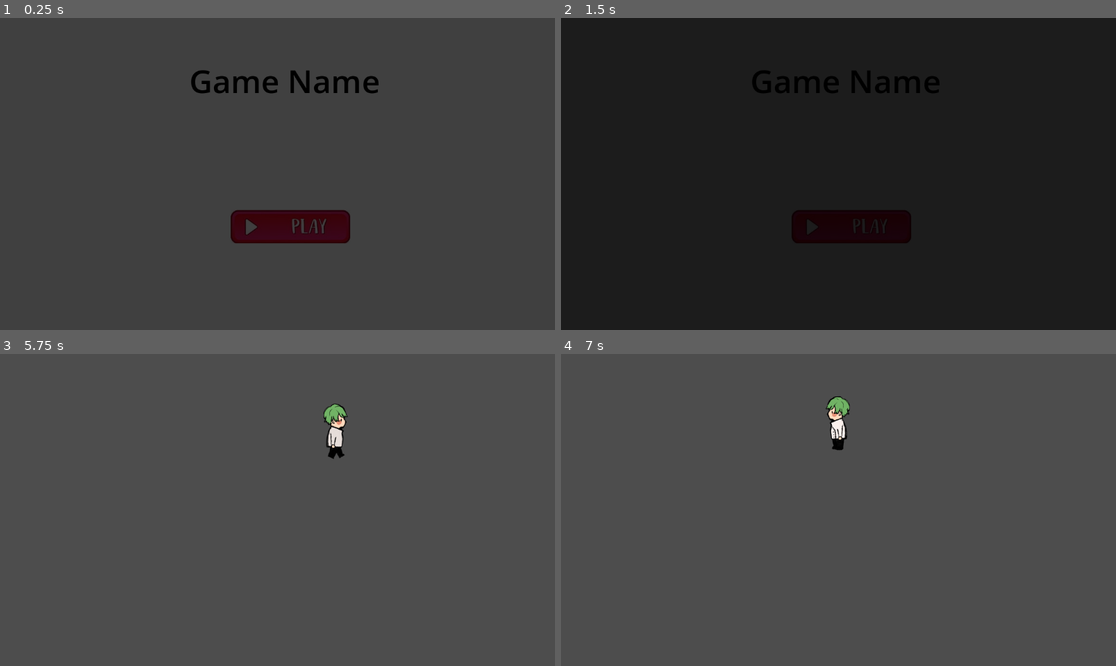
Above: before the commit, frames 1-4 (two rows, left to right).
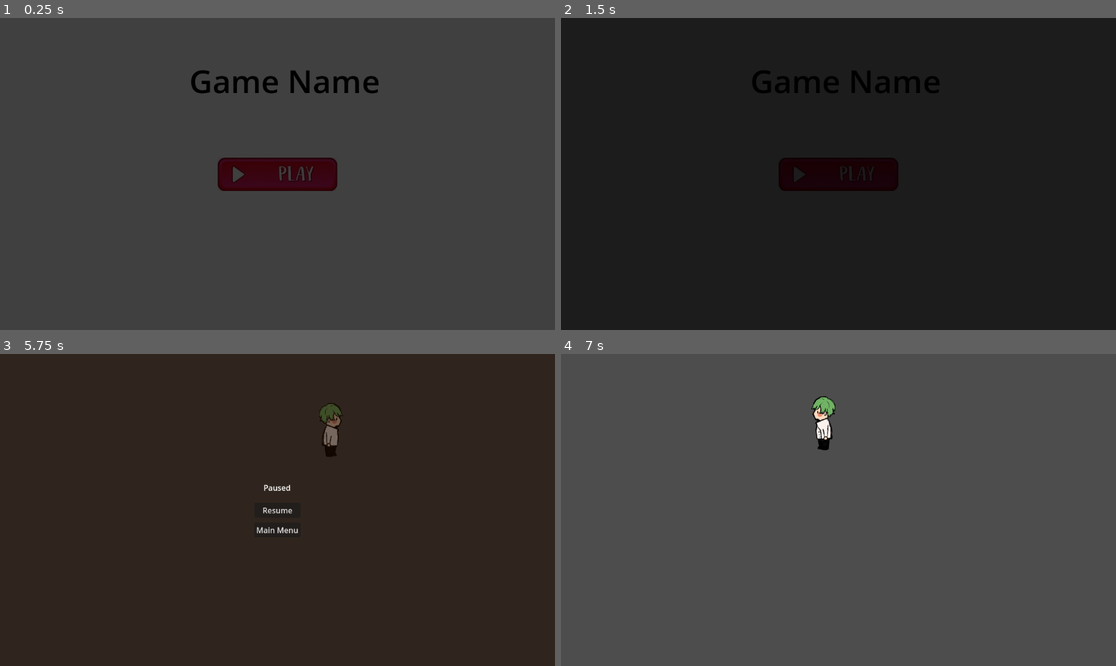
Above: after the commit, the same moments.

Repository: k1404635/Summer-Game-2024
Game: Godot game, scene res://Scenes/main_menu.tscn
Same seed, same stepped clock (60 frames per second), same inputs: the game is played once before the commit and once after it.
Inputs (mouse positions are in pixels of both pictures, inside the frame that each line leads up to; where the layout moved, square brackets give the same spot in the first picture):
- Up to frame 1 (0.25 s): no input
- Up to frame 2 (1.5 s): click (838, 174) [849, 227] at 0.5 s; click (838, 174) [849, 227] at 1.25 s
- Up to frame 3 (5.75 s): tap Enter at 2 s; hold D (MoveRight) 2.03-3.53 s; tap W (MoveUp) at 2.27, 3.02, 4.52, 5.27 s; hold A (MoveLeft) 3.53-4.28 s; hold D (MoveRight) from 4.28 s (still down); tap Escape (Pause) at 5.65 s
- Up to frame 4 (7 s): release D (MoveRight) at 5.75 s; click (838, 510) at 5.75 s, where only the run after the commit has a clickable "Resume"; tap Space at 6.5 s; hold A (MoveLeft) from 6.53 s (still down); tap W (MoveUp) at 6.77 s

The runs differ from the first frame. In frame 1, 4.3% of the frame differs, in the area x 39-64%, y 44-73%; in frame 2, 4.1%; in frame 3, 100%, in the area x 0-100%, y 0-100%; in frame 4, 0.9%.
Error before the commit: Invalid call. Nonexistent function 'unpause' in base 'ColorRect (PauseMenu.gd)'. (res://Scripts/World.gd:27)

Commit message:
pause menu and all music done for now

Diff:
--- /dev/null
+++ b/GUI.gd
@@ -0,0 +1,11 @@
+extends CanvasLayer
+
+
+# Called when the node enters the scene tree for the first time.
+func _ready():
+	pass # Replace with function body.
+
+
+# Called every frame. 'delta' is the elapsed time since the previous frame.
+func _process(delta):
+	pass
--- /dev/null
+++ b/GUI.tscn
@@ -0,0 +1,11 @@
+[gd_scene load_steps=3 format=3 uid="uid://rub2cbpyxjqa"]
+
+[ext_resource type="Script" path="res://GUI.gd" id="1_aglft"]
+[ext_resource type="PackedScene" uid="uid://dfa3r1j15a55f" path="res://pause_menu.tscn" id="1_ipydu"]
+
+[node name="GUI" type="CanvasLayer"]
+layer = 10
+script = ExtResource("1_aglft")
+
+[node name="PauseMenu" parent="." instance=ExtResource("1_ipydu")]
+visible = false
--- /dev/null
+++ b/PauseMenu.gd
@@ -0,0 +1,29 @@
+extends Control
+
+func _unhandled_input(event):
+	if event.is_action_pressed("Pause"):
+		self.is_paused = !is_paused
+
+var is_paused = false:
+	set(value):
+		is_paused = value
+		get_tree().paused = is_paused
+		visible = is_paused
+
+# Called when the node enters the scene tree for the first time.
+func _ready():
+	pass # Replace with function body.
+
+
+# Called every frame. 'delta' is the elapsed time since the previous frame.
+func _process(delta):
+	pass
+
+
+func _on_resume_pressed():
+	self.is_paused = false
+
+func _on_main_menu_pressed():
+	# get_tree().quit()
+	self.is_paused = false
+	get_tree().change_scene_to_file("res://Scenes/main_menu.tscn")
--- a/Scenes/game_over_screen.tscn
+++ b/Scenes/game_over_screen.tscn
@@ -1,9 +1,10 @@
-[gd_scene load_steps=5 format=3 uid="uid://tk1x8eqfhynb"]
+[gd_scene load_steps=6 format=3 uid="uid://tk1x8eqfhynb"]
 
 [ext_resource type="Script" path="res://Scripts/game_over_screen.gd" id="1_dl05t"]
 [ext_resource type="Texture2D" uid="uid://o4d07ycoghh6" path="res://Icons/game_over.jpg" id="2_s0bac"]
 [ext_resource type="Texture2D" uid="uid://cdresscppgwpl" path="res://Icons/Replay.jpg" id="3_kd0el"]
 [ext_resource type="Texture2D" uid="uid://uqsbva854wm6" path="res://Icons/Quit.jpg" id="4_u2ywq"]
+[ext_resource type="AudioStream" uid="uid://3tn4mpxhciqt" path="res://Audio/Game Over.mp3" id="5_vt4nb"]
 
 [node name="GameOverScreen" type="Control"]
 layout_mode = 3
@@ -52,6 +53,7 @@
 texture_normal = ExtResource("4_u2ywq")
 
 [node name="GameOverMusic" type="AudioStreamPlayer" parent="."]
+stream = ExtResource("5_vt4nb")
 
 [connection signal="pressed" from="TryAgain" to="." method="_on_try_again_pressed"]
 [connection signal="pressed" from="ToMainMenu" to="." method="_on_to_main_menu_pressed"]
--- a/Scenes/main.tscn
+++ b/Scenes/main.tscn
@@ -6,17 +6,17 @@
 [ext_resource type="Script" path="res://Scripts/PowerUpTimer.gd" id="4_a5wk3"]
 [ext_resource type="Texture2D" uid="uid://c6xqm6n8ipxt3" path="res://Icons/VegBack1.png" id="4_l36jq"]
 [ext_resource type="Texture2D" uid="uid://d0n1bmicfyj6q" path="res://Icons/VegBack2.png" id="5_14lcm"]
-[ext_resource type="Script" path="res://Scripts/PauseMenu.gd" id="5_fs7ua"]
 [ext_resource type="Texture2D" uid="uid://7ro4xodnia4x" path="res://Icons/VegBackStill.png" id="6_3c77x"]
 [ext_resource type="Texture2D" uid="uid://nbwwdpq6llmj" path="res://Icons/VegFront1.png" id="6_11vv5"]
 [ext_resource type="Script" path="res://Scripts/PowerUpMenu.gd" id="6_664k3"]
 [ext_resource type="Texture2D" uid="uid://clfln4lvde730" path="res://Icons/VegFront2.png" id="7_ebn8h"]
-[ext_resource type="AudioStream" uid="uid://du30wsh3v8sg4" path="res://Audio/MAIN THEME.mp3" id="7_vwb3a"]
 [ext_resource type="Texture2D" uid="uid://baws8rokam6yf" path="res://Icons/VegFrontStill.png" id="8_7nkkr"]
 [ext_resource type="Texture2D" uid="uid://c73io3dbf3nxy" path="res://Icons/VegLeftStill.png" id="9_a55bm"]
 [ext_resource type="Texture2D" uid="uid://busdef8ebxn7o" path="res://Icons/VegLeft1.png" id="10_6aom6"]
 [ext_resource type="Texture2D" uid="uid://bruxh5kpv6ill" path="res://Icons/VegRightStill.png" id="12_xbw1v"]
 [ext_resource type="Texture2D" uid="uid://b7iy0hicl10oo" path="res://Icons/VegRight1.png" id="13_iuxe6"]
+[ext_resource type="AudioStream" uid="uid://5jtbe4ww7vdf" path="res://Audio/Gameplay Track.mp3" id="17_2cbpq"]
+[ext_resource type="PackedScene" uid="uid://rub2cbpyxjqa" path="res://GUI.tscn" id="18_46r3v"]
 
 [sub_resource type="SpriteFrames" id="SpriteFrames_bwmtd"]
 animations = [{
@@ -180,39 +180,6 @@
 offset_right = 40.0
 offset_bottom = 40.0
 
-[node name="PauseMenu" type="ColorRect" parent="UILayer"]
-offset_right = 40.0
-offset_bottom = 40.0
-script = ExtResource("5_fs7ua")
-
-[node name="CenterContainer" type="CenterContainer" parent="UILayer/PauseMenu"]
-layout_mode = 0
-offset_right = 40.0
-offset_bottom = 40.0
-
-[node name="PanelContainer" type="PanelContainer" parent="UILayer/PauseMenu/CenterContainer"]
-layout_mode = 2
-
-[node name="MarginContainer" type="MarginContainer" parent="UILayer/PauseMenu/CenterContainer/PanelContainer"]
-layout_mode = 2
-
-[node name="VBoxContainer" type="VBoxContainer" parent="UILayer/PauseMenu/CenterContainer/PanelContainer/MarginContainer"]
-layout_mode = 2
-
-[node name="Label" type="Label" parent="UILayer/PauseMenu/CenterContainer/PanelContainer/MarginContainer/VBoxContainer"]
-layout_mode = 2
-
-[node name="HSeparator" type="HSeparator" parent="UILayer/PauseMenu/CenterContainer/PanelContainer/MarginContainer/VBoxContainer"]
-layout_mode = 2
-
-[node name="Resume" type="Button" parent="UILayer/PauseMenu/CenterContainer/PanelContainer/MarginContainer/VBoxContainer"]
-layout_mode = 2
-
-[node name="ReturnToMenu" type="Button" parent="UILayer/PauseMenu/CenterContainer/PanelContainer/MarginContainer/VBoxContainer"]
-layout_mode = 2
-
-[node name="AnimationPlayer" type="AnimationPlayer" parent="UILayer/PauseMenu"]
-
 [node name="PowerUpMenu" type="ColorRect" parent="UILayer"]
 offset_right = 40.0
 offset_bottom = 40.0
@@ -250,4 +217,8 @@
 [node name="AnimationPlayer" type="AnimationPlayer" parent="UILayer/PowerUpMenu"]
 
 [node name="GameMainMusic" type="AudioStreamPlayer" parent="."]
-stream = ExtResource("7_vwb3a")
+process_mode = 3
+stream = ExtResource("17_2cbpq")
+autoplay = true
+
+[node name="GUI" parent="." instance=ExtResource("18_46r3v")]
--- a/Scenes/main_menu.tscn
+++ b/Scenes/main_menu.tscn
@@ -1,7 +1,8 @@
-[gd_scene load_steps=5 format=3 uid="uid://brswfj3i23eoy"]
+[gd_scene load_steps=6 format=3 uid="uid://brswfj3i23eoy"]
 
 [ext_resource type="Script" path="res://Scripts/main_menu.gd" id="1_qh4ry"]
 [ext_resource type="Texture2D" uid="uid://dgm0jdnatlous" path="res://Icons/Play.jpg" id="2_gkcoj"]
+[ext_resource type="AudioStream" uid="uid://du30wsh3v8sg4" path="res://Audio/MAIN THEME.mp3" id="3_wnr7y"]
 
 [sub_resource type="CanvasTexture" id="CanvasTexture_c51gd"]
 
@@ -56,13 +57,22 @@
 
 [node name="StartGame" type="TextureButton" parent="."]
 z_index = 1
-layout_mode = 0
-offset_left = 479.0
-offset_top = 399.0
-offset_right = 727.0
-offset_bottom = 468.0
+layout_mode = 1
+anchors_preset = 8
+anchor_left = 0.5
+anchor_top = 0.5
+anchor_right = 0.5
+anchor_bottom = 0.5
+offset_left = -124.0
+offset_top = -34.5
+offset_right = 124.0
+offset_bottom = 34.5
+grow_horizontal = 2
+grow_vertical = 2
 texture_normal = ExtResource("2_gkcoj")
 
 [node name="MainMenuMusic" type="AudioStreamPlayer" parent="."]
+stream = ExtResource("3_wnr7y")
+autoplay = true
 
 [connection signal="pressed" from="StartGame" to="." method="_on_start_game_pressed"]
--- /dev/null
+++ b/pause_menu.tscn
@@ -0,0 +1,57 @@
+[gd_scene load_steps=3 format=3 uid="uid://dfa3r1j15a55f"]
+
+[ext_resource type="Script" path="res://PauseMenu.gd" id="1_hrdjp"]
+
+[sub_resource type="Theme" id="Theme_3gc1b"]
+
+[node name="PauseMenu" type="Control"]
+process_mode = 3
+layout_mode = 3
+anchors_preset = 15
+anchor_right = 1.0
+anchor_bottom = 1.0
+grow_horizontal = 2
+grow_vertical = 2
+script = ExtResource("1_hrdjp")
+
+[node name="Background" type="ColorRect" parent="."]
+layout_mode = 1
+anchors_preset = 15
+anchor_right = 1.0
+anchor_bottom = 1.0
+grow_horizontal = 2
+grow_vertical = 2
+color = Color(0.113725, 0.0431373, 0, 0.6)
+
+[node name="CenterContainer" type="CenterContainer" parent="."]
+layout_mode = 1
+anchors_preset = 15
+anchor_right = 1.0
+anchor_bottom = 1.0
+grow_horizontal = 2
+grow_vertical = 2
+
+[node name="VBoxContainer" type="VBoxContainer" parent="CenterContainer"]
+layout_mode = 2
+theme_override_constants/separation = 10
+
+[node name="Label" type="Label" parent="CenterContainer/VBoxContainer"]
+layout_mode = 2
+theme = SubResource("Theme_3gc1b")
+text = "Paused"
+horizontal_alignment = 1
+vertical_alignment = 1
+
+[node name="Control" type="Control" parent="CenterContainer/VBoxContainer"]
+layout_mode = 2
+
+[node name="Resume" type="Button" parent="CenterContainer/VBoxContainer"]
+layout_mode = 2
+text = "Resume"
+
+[node name="MainMenu" type="Button" parent="CenterContainer/VBoxContainer"]
+layout_mode = 2
+text = "Main Menu"
+
+[connection signal="pressed" from="CenterContainer/VBoxContainer/Resume" to="." method="_on_resume_pressed"]
+[connection signal="pressed" from="CenterContainer/VBoxContainer/MainMenu" to="." method="_on_main_menu_pressed"]
Not shown, added: Audio/DDR.mp3.import
Not shown, added: Audio/Game Over.mp3.import
Not shown, added: Audio/Gameplay Track.mp3.import
Not shown, changed: Audio/MAIN THEME.mp3.import
Not shown, added: Audio/DDR.mp3
Not shown, added: Audio/Game Over.mp3
Not shown, added: Audio/Gameplay Track.mp3
